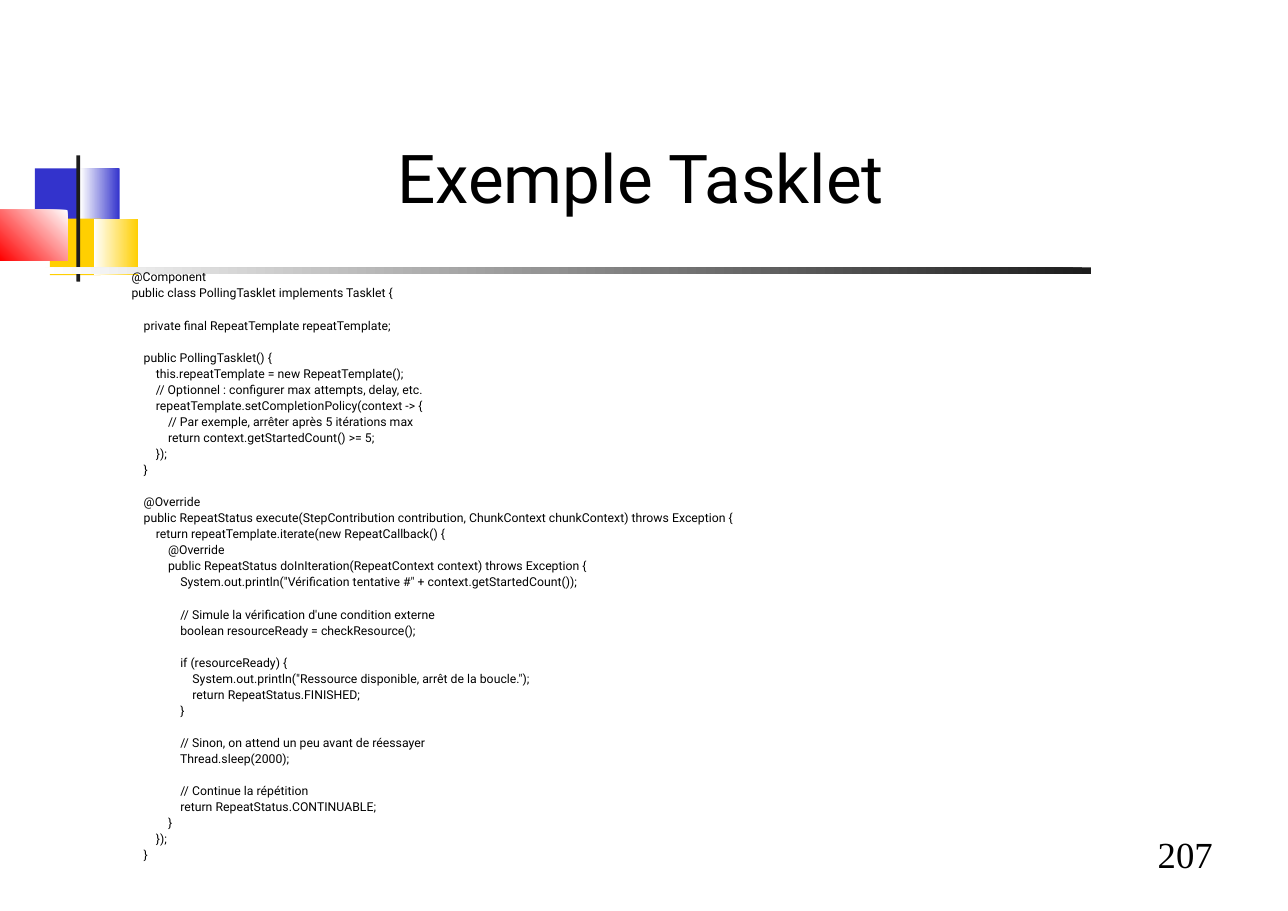
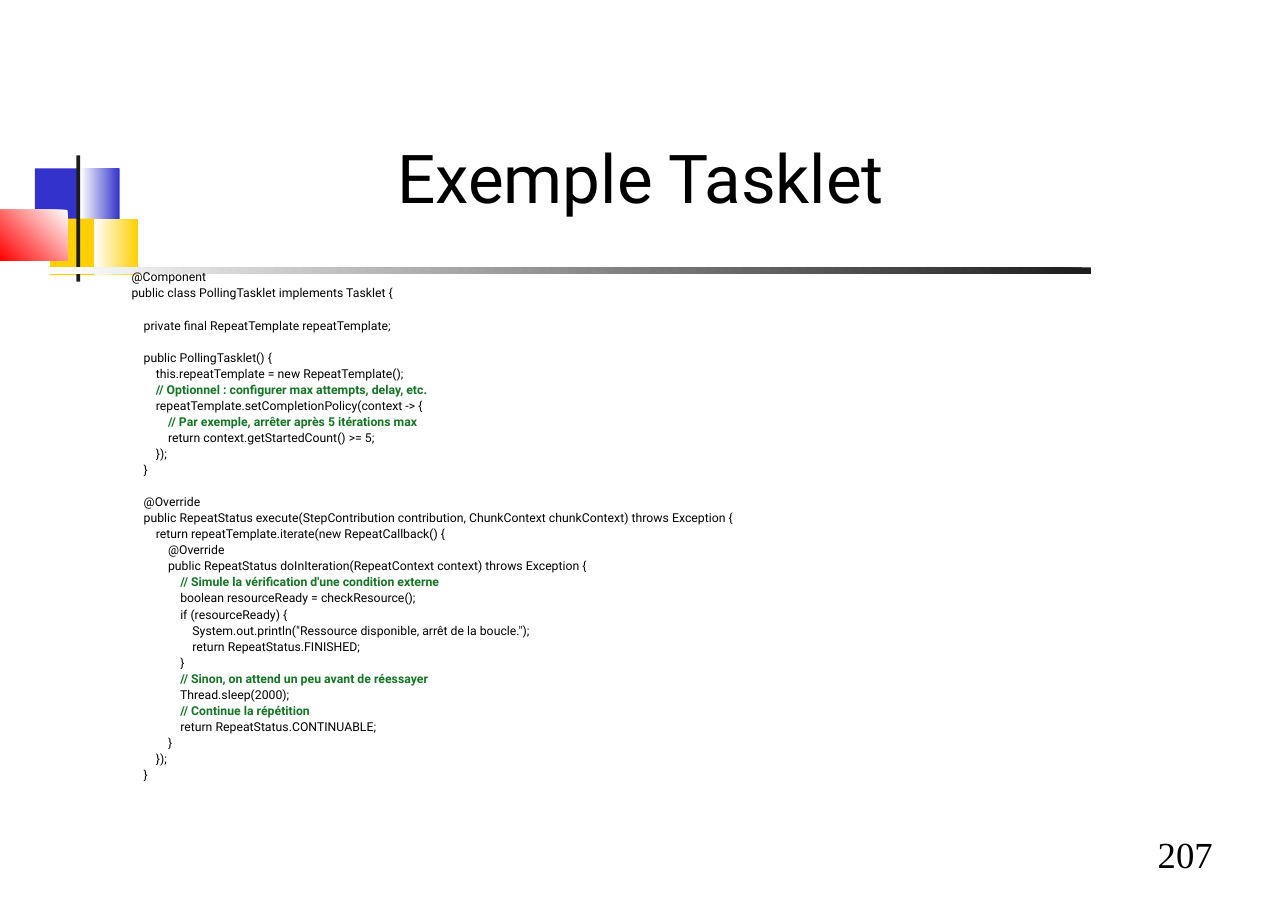
Before and after one commit to dthibau/springbatch, a slide deck: slide 207 of SpringBatch.odp. Drawn at 1288x911 pixels with LibreOffice and Linux fonts; fonts in the diff are those of the drawing. Boxes give left, top, right and bottom in pixels: in the first picture for what was removed or moved away, otherwise in the second. Text is boxed around its words. In the diff, an @@ line names an element or a change of style, - is before the commit and + after.

```diff
--- a/SpringBatch.odp
+++ b/SpringBatch.odp
@@ text at (167, 384, 439, 718): text colour #000000 to #127622, bold on in "// Optionnel : configurer max attempts, delay, ...", "// Par exemple, arrêter après 5 itérations ...", "// Simule la vérification d'une condition externe", "// Sinon, on attend un peu avant ..." and 1 more places @@
@@ text at (180, 576, 577, 589): paragraph removed @@
-System.out.println("Vérification tentative #" + context.getStartedCount());
```
Also in this commit, not shown: 2 other slides changed, 1 other file.
